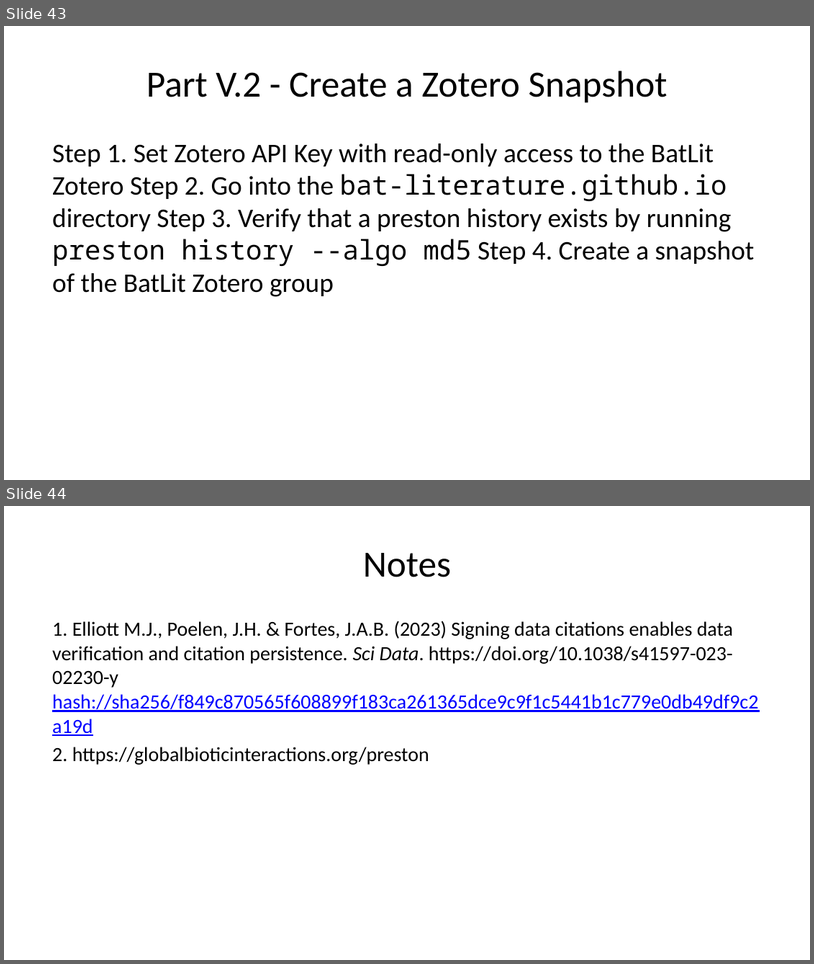
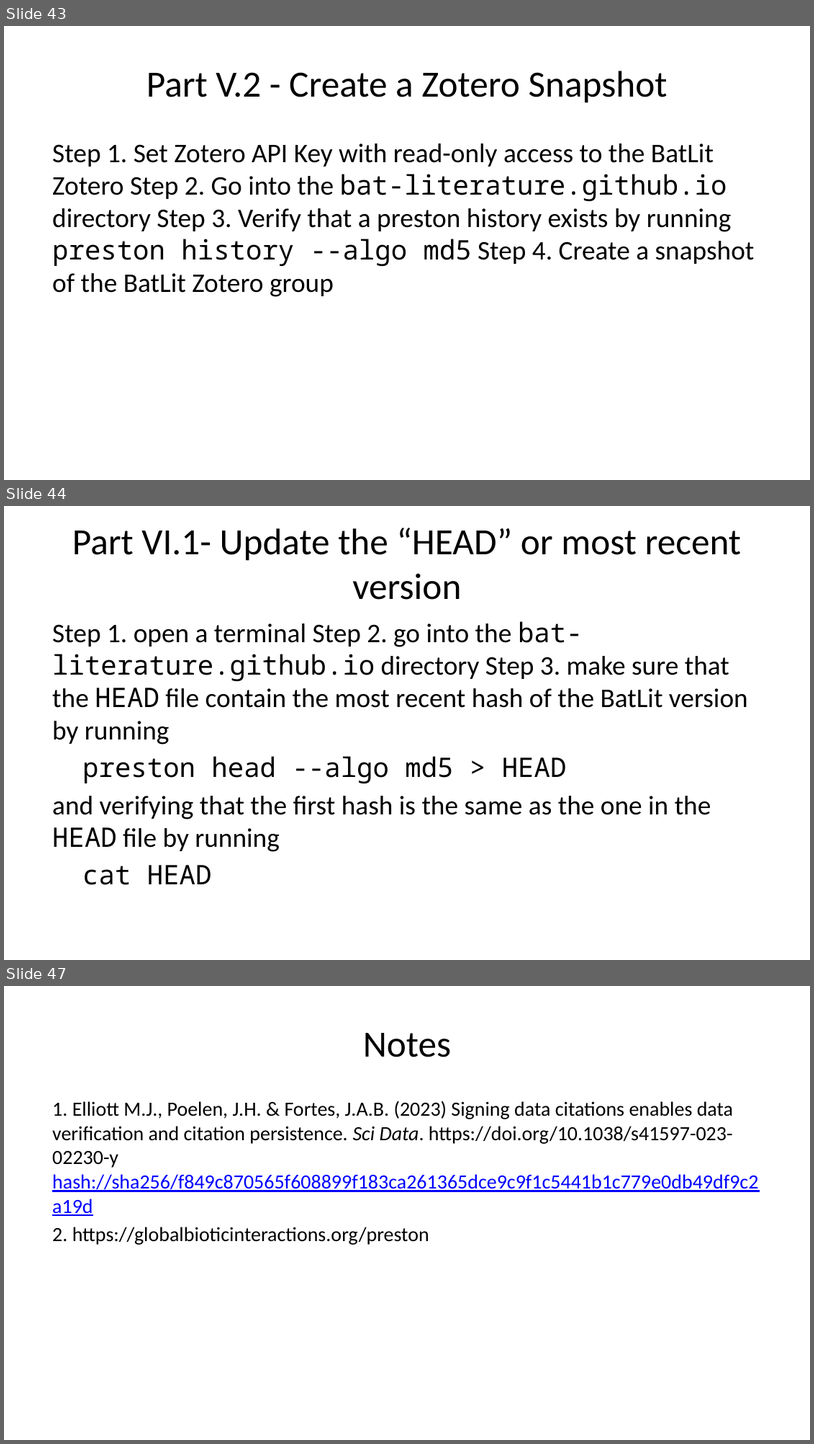
Before and after one commit to bat-literature/bat-literature.github.io, a slide deck: workshop.pptx. Shown one above the other, each under a label of ours: slides 43 and 44 before the commit, slides 43, 44 and 47 after it; the slides between them are not shown. The pictures are 814x964 and 814x1444 pixels, drawn with LibreOffice and Linux fonts; fonts in the diff are those of the drawing. Boxes give left, top, right and bottom in pixels: in the first picture for what was removed or moved away, otherwise in the second. Text is boxed around its words. In the diff, an @@ line names an element or a change of style, - is before the commit and + after.

```diff
--- a/workshop.pptx
+++ b/workshop.pptx
@@ slide 44 added at [4, 506, 810, 960], background #FFFFFF @@
@@ title added at [72, 528, 742, 600], 33 pt, text #000000 @@
+Part VI.1- Update the “HEAD” or most recent version
@@ text added at [52, 621, 748, 885], 24 pt, text #000000 @@
+Step 1. open a terminal Step 2. go into the bat-literature.github.io directory Step 3. make sure that the HEAD file contain the most recent hash of the BatLit version by running
+preston head --algo md5 > HEAD
+and verifying that the first hash is the same as the one in the HEAD file by running
+cat HEAD
@@ what was slide 44 is now slide 47 @@
```
Also in this commit, not shown: 2 other slides added, 3 other files.
